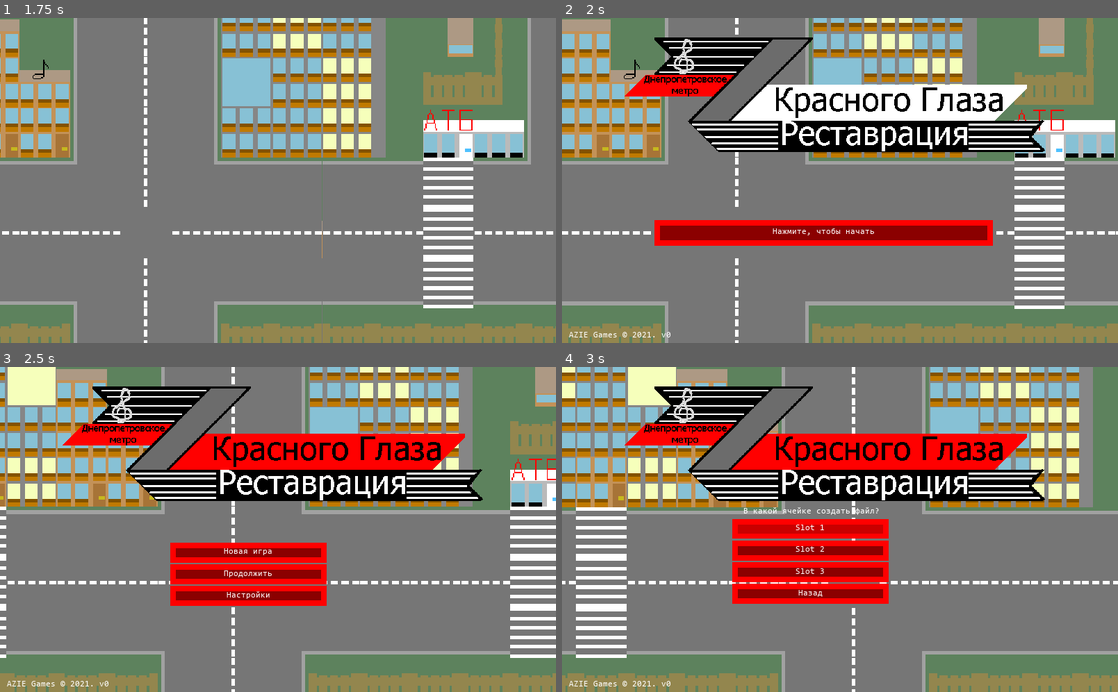
Above: before the commit, frames 1-4 (two rows, left to right).
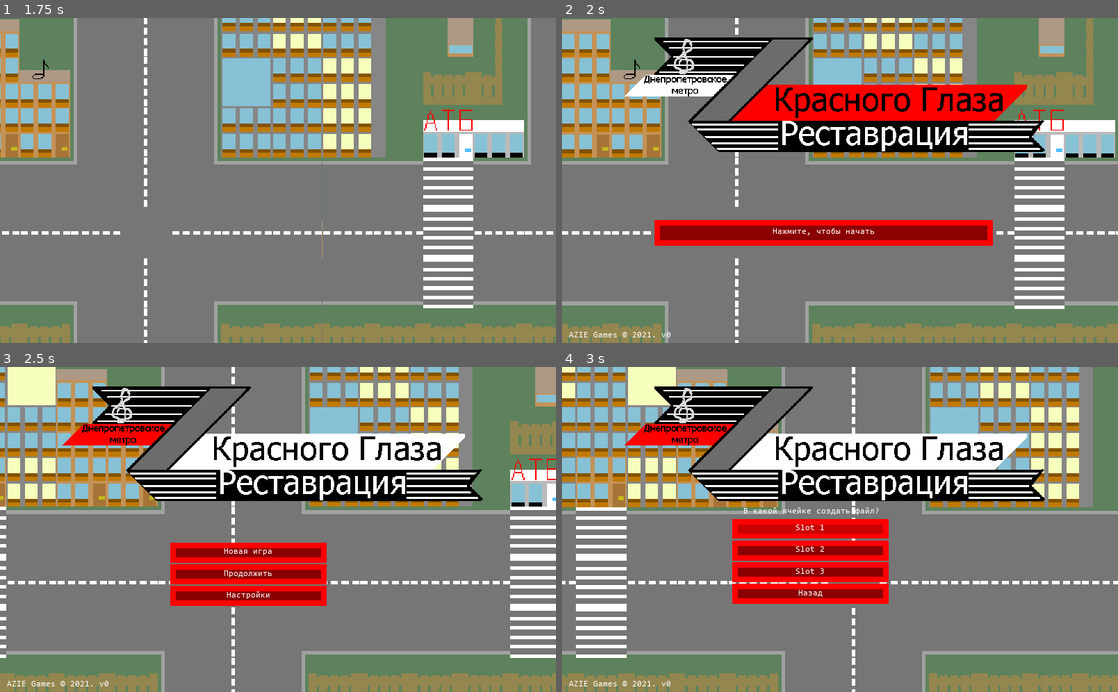
Above: after the commit, the same moments.

Repository: SuperTemich2005/dmre
Game: Godot game, scene res://scenes/main_menu.tscn
Same seed, same stepped clock (60 frames per second), same inputs: the game is played once before the commit and once after it.
Inputs:
- Up to frame 1 (1.75 s): tap Enter at 0.5 s; hold Up (ui_up) 0.53-1.28 s
- Up to frame 2 (2 s): no input
- Up to frame 3 (2.5 s): click "Нажмите, чтобы начать" at 2 s
- Up to frame 4 (3 s): click "Новая игра" at 2.75 s

Frame 1 is identical in both runs. In frame 2, 5.2% of the frame differs, in the area x 11-84%, y 17-32%; in frame 3, 4.3%; in frame 4, 4.3%.

Commit message:
a lot of progress

Diff:
--- /dev/null
+++ b/scenes/characters/fedor.tscn
@@ -0,0 +1,18 @@
+[gd_scene load_steps=3 format=2]
+
+[ext_resource path="res://sprites/characters/fedor/default/default.png" type="Texture" id=1]
+
+[sub_resource type="SpriteFrames" id=1]
+animations = [ {
+"frames": [ ExtResource( 1 ) ],
+"loop": true,
+"name": "default",
+"speed": 5.0
+} ]
+
+[node name="Node2D" type="Node2D"]
+
+[node name="Sprite" type="AnimatedSprite" parent="."]
+position = Vector2( 530.565, 385.291 )
+scale = Vector2( 0.634146, 0.634146 )
+frames = SubResource( 1 )
--- a/scenes/dialogues/prologue/prologue.gd
+++ b/scenes/dialogues/prologue/prologue.gd
@@ -91,6 +91,37 @@
 		"...",
 		"...",
 		"Изыдите, черти позорные!",
+		"Тёмыч...",
+		"Тёмыч...!",
+		"Тёмыч: Что...?|B",
+		"Лёныч: ТЁМЫЧ!!!|W",
+		"Тёмыч: А!",
+		"Лёныч, шо? Шо случилось?",
+		"Что? Где?",
+		"Лёныч: Машина встала.|W|-|PLAY lenich_theme",
+		"Тёмыч: А что так?",
+		"Лёныч: Че то с шинами или с мотором, не знаю, водитель не сказал.",
+		"Одно ясно, мы будем дальше ехать на...",
+		"...Метро!",
+		"Тёмыч: О, Круть.",
+		"(Лёныч обожает метро)|B",
+		"(Он даже выбирает между машинистом и милицейским)",
+		"(Для него, вероятно, проблемы с тачилой - выгода)",
+		"(Ибо на метро едем.)",
+		"Лёныч: О, А вот и станция как раз таки!",
+		"Тёмыч: Если я правильно помню адрес того ДК, где устроили конкурс, то нам проехать надо до вокзальной.",
+		"Лёныч: Эта станция - Комунарівська?",
+		"Странно, но ведь это должна быть покровская...",
+		"Тёмыч: Кто его знает, как эти станции делаются...",
+		"Лёныч: А, это же на 'Покровскую' переименовали 'Комунаровскую', как я забыл...?",
+		"*Позже*|G",
+		"Тёмыч: У, а тут тепло|W",
+		"Лёныч: Угу.",
+		"Здравствуйте, мне жетон в метро.|W|Fedor default",
+		"Тёмыч: Да, мне тоже.",
+		"Кассир Фёдор: Да, конечно. 14 гривень.",
+		"Угу, держите.",
+		"",
 	]
 
 
@@ -103,6 +134,13 @@
 		$Characters/Lenich.hide()
 		$Background.scale = Vector2(1.4,1.4)
 		$Background/Path2D.hide()
+	elif $DialogueSystem.cur == 71:
+		$Background.hide()
+	elif $DialogueSystem.cur == 98-14:
+		$Background.show()
+		$Characters/Lenich.show()
+		$Background.scale = Vector2(1.1,1.1)
+		$Background.animation = "BeforeMetro"
 
 
 func _input(event):
--- a/scenes/dialogues/prologue/prologue.tscn
+++ b/scenes/dialogues/prologue/prologue.tscn
@@ -6,12 +6,25 @@
 [ext_resource path="res://scenes/characters/lenich.tscn" type="PackedScene" id=4]
 [ext_resource path="res://sprites/backgrounds/bogdan.png" type="Texture" id=5]
 [ext_resource path="res://sprites/backgrounds/bintro_bg.jpg" type="Texture" id=6]
+[ext_resource path="res://sprites/backgrounds/сintro_bg.jpg" type="Texture" id=7]
+[ext_resource path="res://sprites/backgrounds/dintro_bg.jpg" type="Texture" id=8]
+[ext_resource path="res://scenes/characters/fedor.tscn" type="PackedScene" id=9]
 
 [sub_resource type="SpriteFrames" id=1]
 animations = [ {
 "frames": [ ExtResource( 1 ) ],
 "loop": true,
 "name": "default",
+"speed": 5.0
+}, {
+"frames": [ ExtResource( 8 ) ],
+"loop": true,
+"name": "InMetro",
+"speed": 5.0
+}, {
+"frames": [ ExtResource( 7 ) ],
+"loop": true,
+"name": "BeforeMetro",
 "speed": 5.0
 }, {
 "frames": [ ExtResource( 6 ) ],
@@ -62,5 +75,8 @@
 [node name="Lenich" parent="Characters" instance=ExtResource( 4 )]
 visible = false
 
+[node name="Fedor" parent="Characters" instance=ExtResource( 9 )]
+visible = false
+
 [node name="DialogueSystem" parent="." instance=ExtResource( 2 )]
 [connection signal="timeout" from="Background/Tick" to="." method="_on_Tick_timeout"]
--- a/scenes/main_menu.tscn
+++ b/scenes/main_menu.tscn
@@ -969,7 +969,7 @@
 visible = false
 position = Vector2( 482.247, 118.794 )
 frames = SubResource( 3 )
-frame = 3
+frame = 2
 playing = true
 
 [node name="Version" type="Label" parent="Logotype"]
Not shown: 1 places in scenes/dialogues/prologue/prologue.tscn that only renumber resources
Binary file added: sprites/backgrounds/dintro_bg.jpg
Not shown, added: sprites/backgrounds/dintro_bg.jpg.import
Binary file added: sprites/backgrounds/сintro_bg.jpg
Not shown, added: sprites/backgrounds/сintro_bg.jpg.import
Binary file added: sprites/characters/fedor/default/default.png
Not shown, added: sprites/characters/fedor/default/default.png.import
Not shown, changed: music/lenich_theme.ogg
